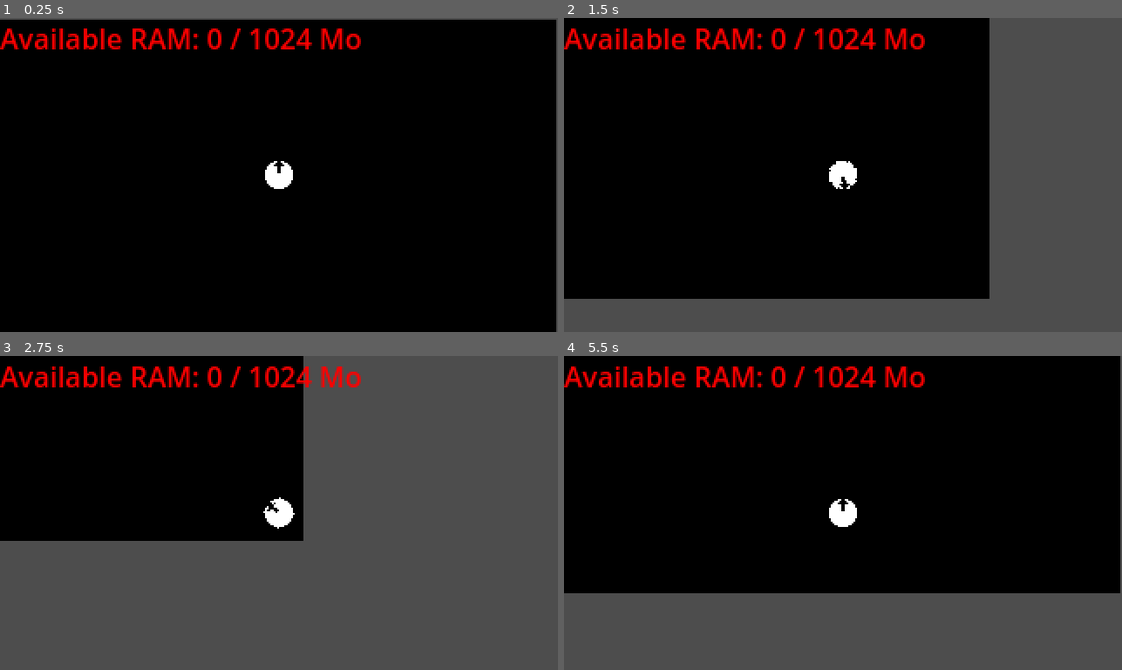
Above: before the commit, frames 1-4 (two rows, left to right).
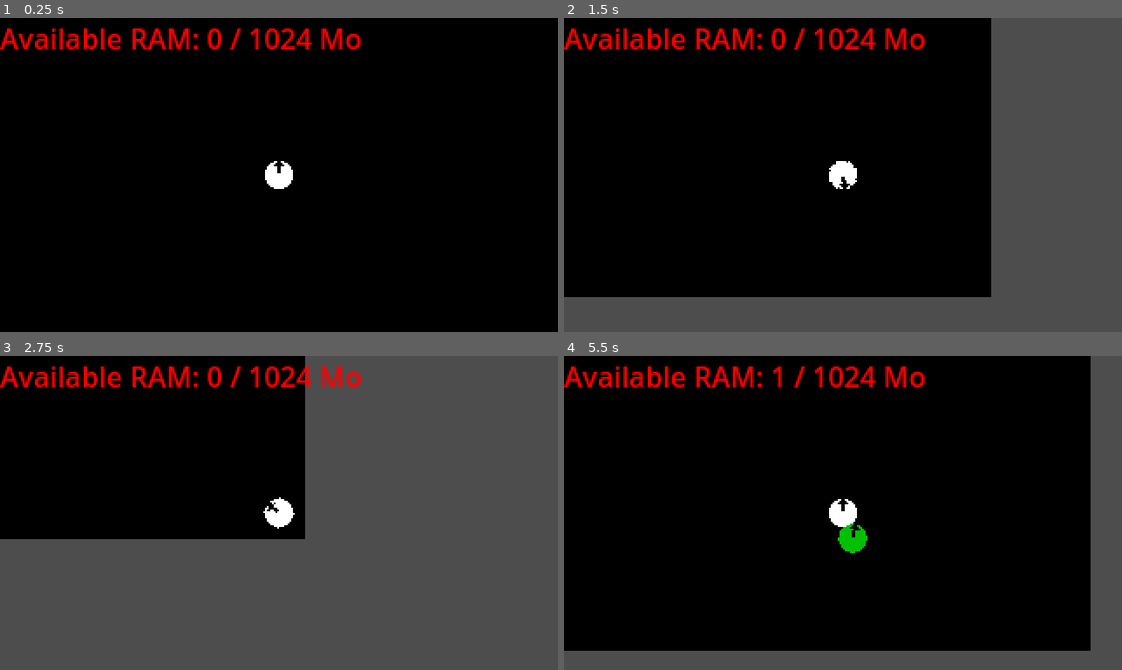
Above: after the commit, the same moments.

Repository: QKrempp/Saving-Private-RAM
Game: Godot game, scene res://Main.tscn
Two runs of this game, one before a commit and one after it. Both use one fixed random seed, a clock stepped at 60 frames per second and the inputs below. Sound files missing from this copy of the repository are replaced by a short silence.
Inputs (mouse positions are in pixels of both pictures, inside the frame that each line leads up to):
- Up to frame 1 (0.25 s): no input
- Up to frame 2 (1.5 s): tap Enter at 0.5 s; move the mouse to (965, 159) at 0.52 s; hold Right (ui_right) 0.53-1.28 s; move the mouse to (731, 190) at 1.27 s; hold Down (ui_down) from 1.28 s (still down)
- Up to frame 3 (2.75 s): move the mouse to (334, 443) at 2.02 s; release Down (ui_down) at 2.03 s; hold Right (ui_right) from 2.03 s (still down)
- Up to frame 4 (5.5 s): move the mouse to (815, 575) at 2.77 s; release Right (ui_right) at 2.78 s; hold Up (ui_up) 2.78-3.53 s; move the mouse to (1010, 560) at 3.52 s; hold Left (ui_left) 3.53-5.03 s; move the mouse to (675, 465) at 4.27 s; move the mouse to (870, 513) at 5.02 s; hold Down (ui_down) from 5.03 s (still down)

The runs differ from the first frame. In frame 1, 0.9% of the frame differs, in the area x 0-100%, y 0-100%; in frame 2, 0.7%; in frame 3, 0.5%; in frame 4, 22%, in the area x 0-100%, y 0-94%.
Error before the commit: Invalid access to property or key 'ennemy_spawned' on a base object of type 'null instance'. (res://main.gd:7)

Commit message:
fix : Replaced spawners

Diff:
--- a/Main.tscn
+++ b/Main.tscn
@@ -1,10 +1,11 @@
-[gd_scene load_steps=7 format=3 uid="uid://rqfac7yewprr"]
+[gd_scene load_steps=8 format=3 uid="uid://rqfac7yewprr"]
 
 [ext_resource type="PackedScene" uid="uid://bl4iswbwybro2" path="res://Player.tscn" id="1_glv2v"]
 [ext_resource type="Script" uid="uid://cmsp16brd2o8w" path="res://main.gd" id="1_r0du0"]
 [ext_resource type="Script" uid="uid://cy237pyaj8i7b" path="res://RAM.gd" id="2_uu6xs"]
 [ext_resource type="AudioStream" uid="uid://c16alwrnlwfj" path="res://Sound Assets/Sounds/Shotgun_Shot-001.wav" id="3_cm0pq"]
 [ext_resource type="AudioStream" uid="uid://ch6da2eebolar" path="res://Sound Assets/Sounds/buits_de_pas.mp3" id="4_3dxm6"]
+[ext_resource type="PackedScene" uid="uid://ddu8ti7s0a4a0" path="res://EnnemySpawner.tscn" id="4_cm0pq"]
 [ext_resource type="AudioStream" uid="uid://bbh0f5y7nuh1k" path="res://Sound Assets/Music/bg_music.mp3" id="5_fos0i"]
 
 [node name="Room" type="Node2D"]
@@ -12,8 +13,10 @@
 
 [node name="Background" type="ColorRect" parent="."]
 custom_minimum_size = Vector2(320, 180)
-offset_right = 320.0
-offset_bottom = 180.0
+offset_left = 1.0
+offset_top = -1.0
+offset_right = 321.0
+offset_bottom = 179.0
 mouse_filter = 2
 color = Color(0, 0, 0, 1)
 
@@ -42,3 +45,5 @@
 stream = ExtResource("5_fos0i")
 volume_db = -20.428
 autoplay = true
+
+[node name="EnemySpawner" parent="." instance=ExtResource("4_cm0pq")]
--- a/player.gd
+++ b/player.gd
@@ -29,12 +29,12 @@
 	)
 
 func _safe_seek_from_last_offset(player: AudioStreamPlayer):
-	var len := 0.0
+	var stream_len := 0.0
 	if player.stream:
-		len = player.stream.get_length() # 0.0 si inconnu
+		stream_len = player.stream.get_length() # 0.0 si inconnu
 	# Si on connaît la longueur, remet l'offset dans [0, len)
-	if len > 0.0:
-		var pos := fposmod(last_offset, len)
+	if stream_len > 0.0:
+		var pos := fposmod(last_offset, stream_len)
 		player.seek(pos)
 	else:
 		player.seek(last_offset) # au pire, on tente
